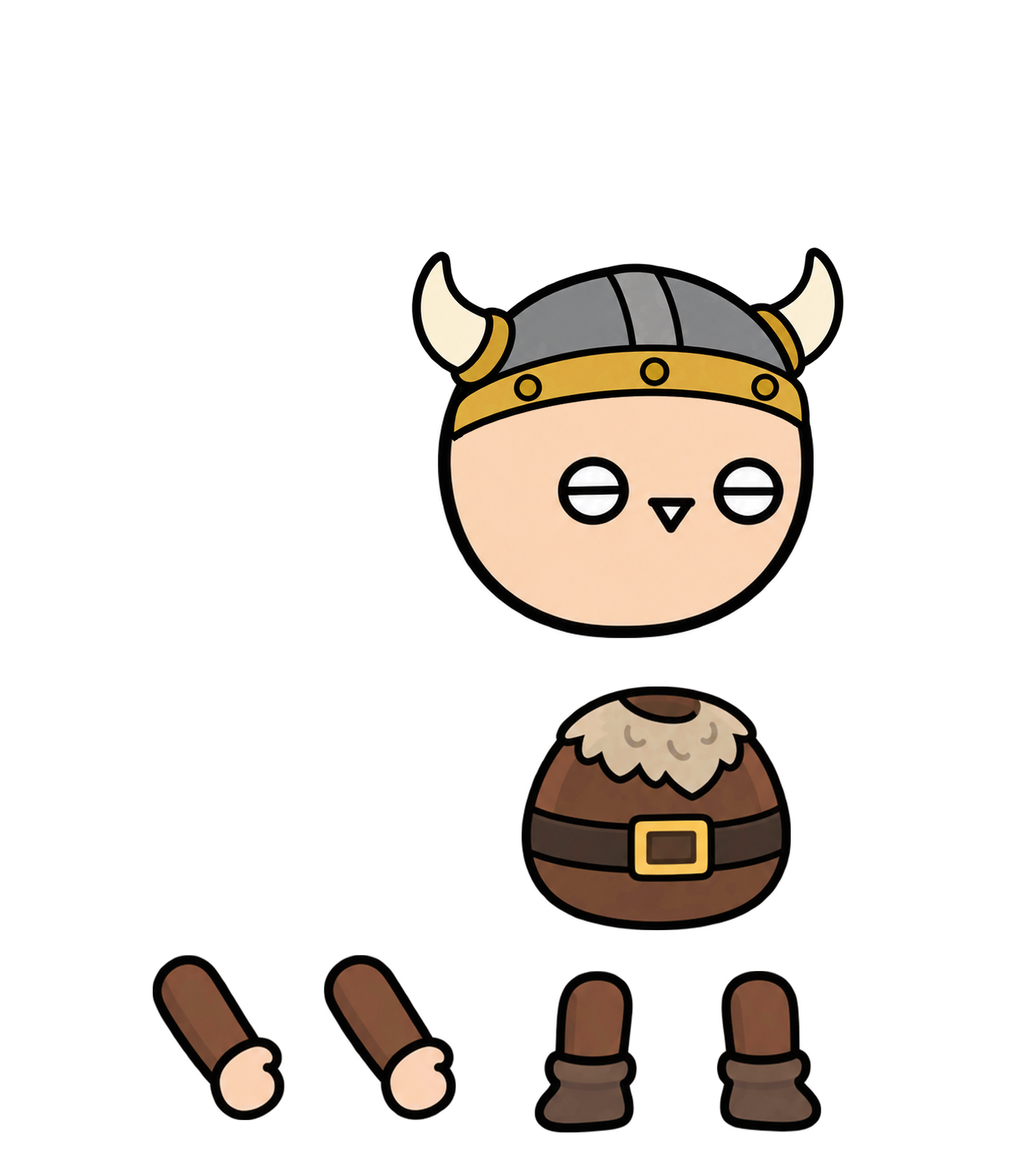
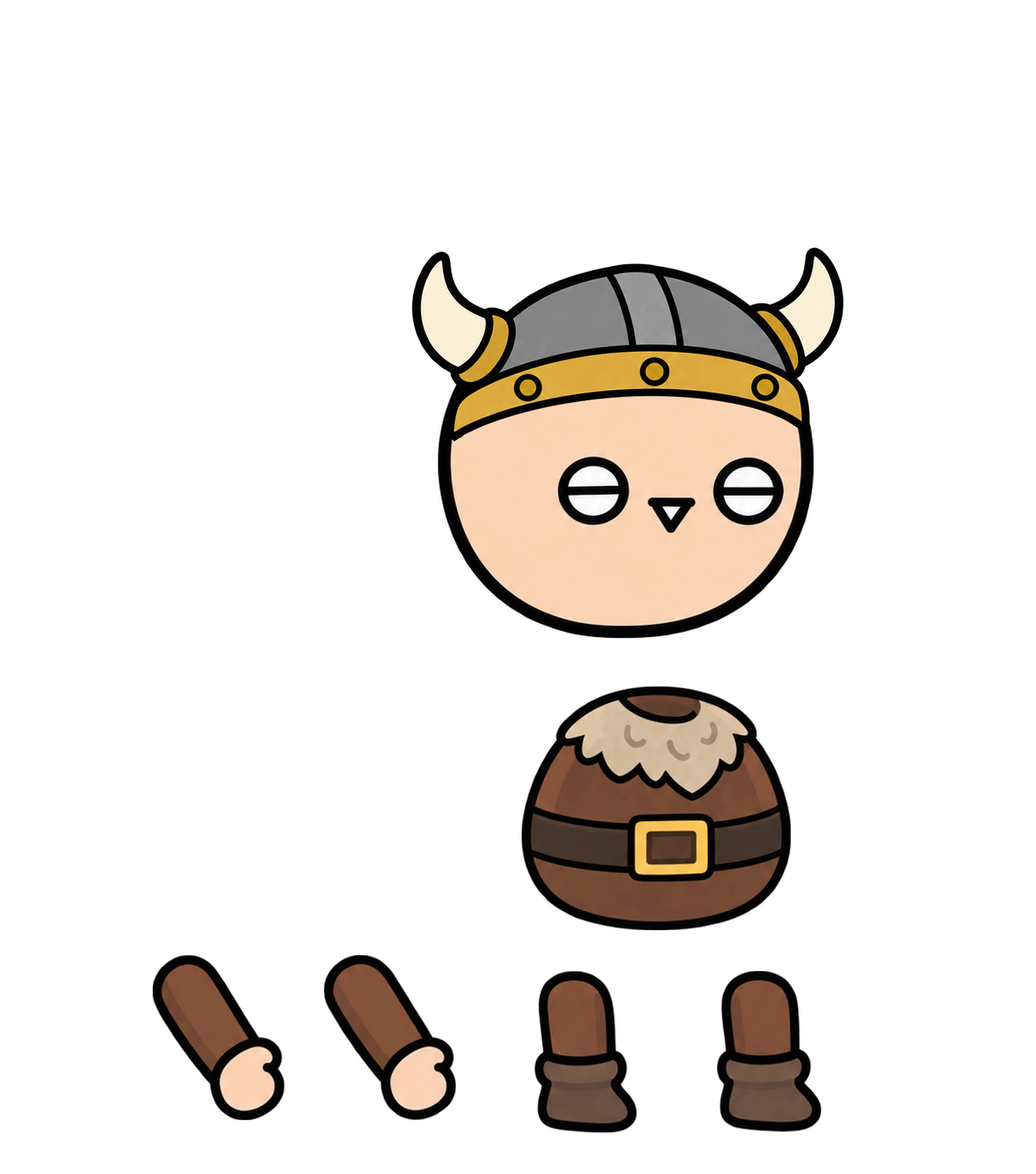
Layer changes from the first 1036 x 1174 image to the second:
painted on "다리1" over [534, 970, 637, 1133]
